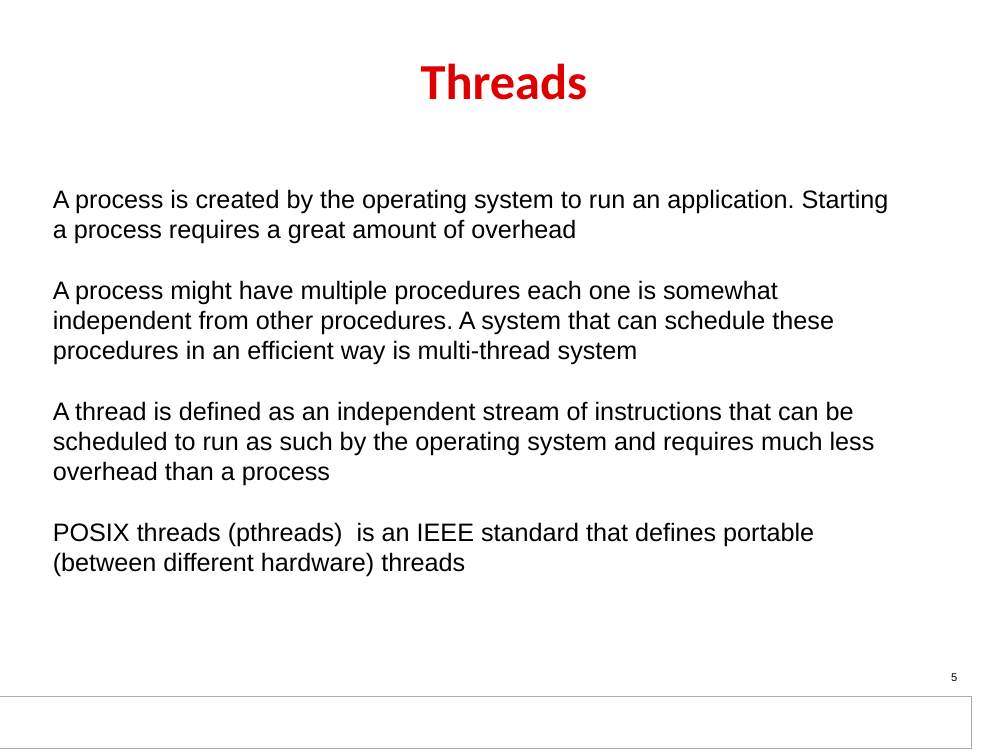
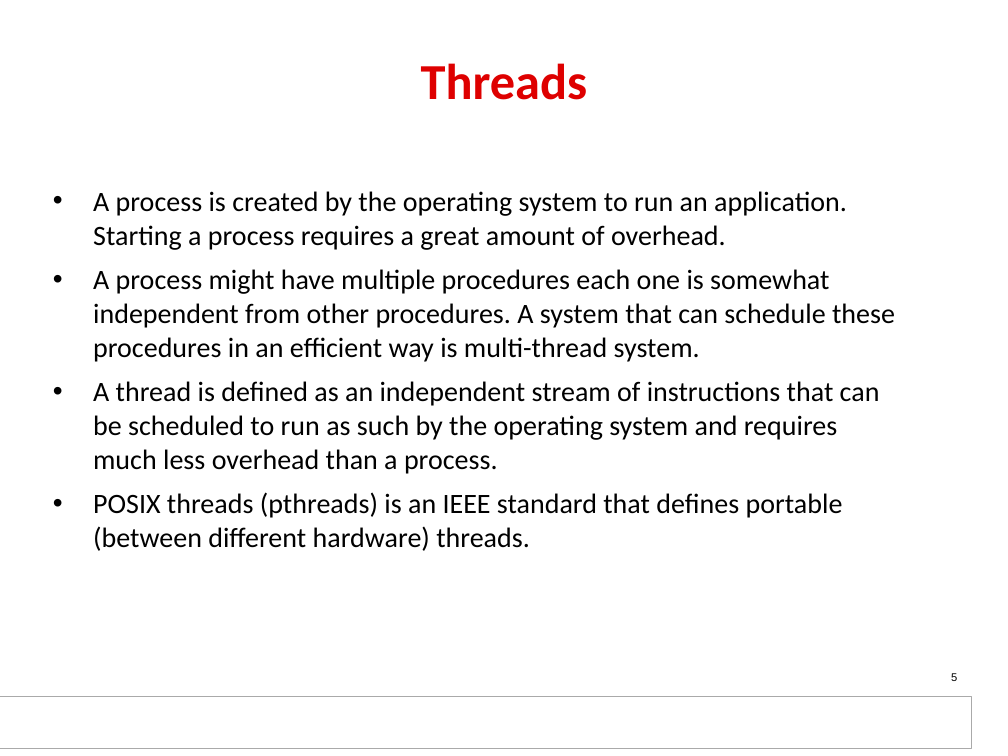
Before and after one commit to hari1989/keystone-workshop, a slide deck: slide 5 of slides/SMP_basic.pptx. Drawn at 1008x756 pixels with LibreOffice and Linux fonts; fonts in the diff are those of the drawing; background and template pictures are left out. Boxes give left, top, right and bottom in pixels: in the first picture for what was removed or moved away, otherwise in the second. Text is boxed around its words. In the diff, an @@ line names an element or a change of style, - is before the commit and + after.

```diff
--- a/slides/SMP_basic.pptx
+++ b/slides/SMP_basic.pptx
@@ text at box(93, 191, 895, 551): text changed; size 18 to 20 pt; font Arial to Calibri @@
-A process is created by the operating system to run an application. Starting a process requires a great amount of overhead
-A process might have multiple procedures each one is somewhat independent from other procedures. A system that can schedule these procedures in an efficient way is multi-thread system
-A thread is defined as an independent stream of instructions that can be scheduled to run as such by the operating system and requires much less overhead than a process
-POSIX threads (pthreads) is an IEEE standard that defines portable (between different hardware) threads
+• A process is created by the operating system to run an application. Starting a process requires a great amount of overhead.
+• A process might have multiple procedures each one is somewhat independent from other procedures. A system that can schedule these procedures in an efficient way is multi-thread system.
+• A thread is defined as an independent stream of instructions that can be scheduled to run as such by the operating system and requires much less overhead than a process.
+• POSIX threads (pthreads) is an IEEE standard that defines portable (between different hardware) threads.
```
Also in this commit, not shown: 9 other slides changed, 2 other files.
